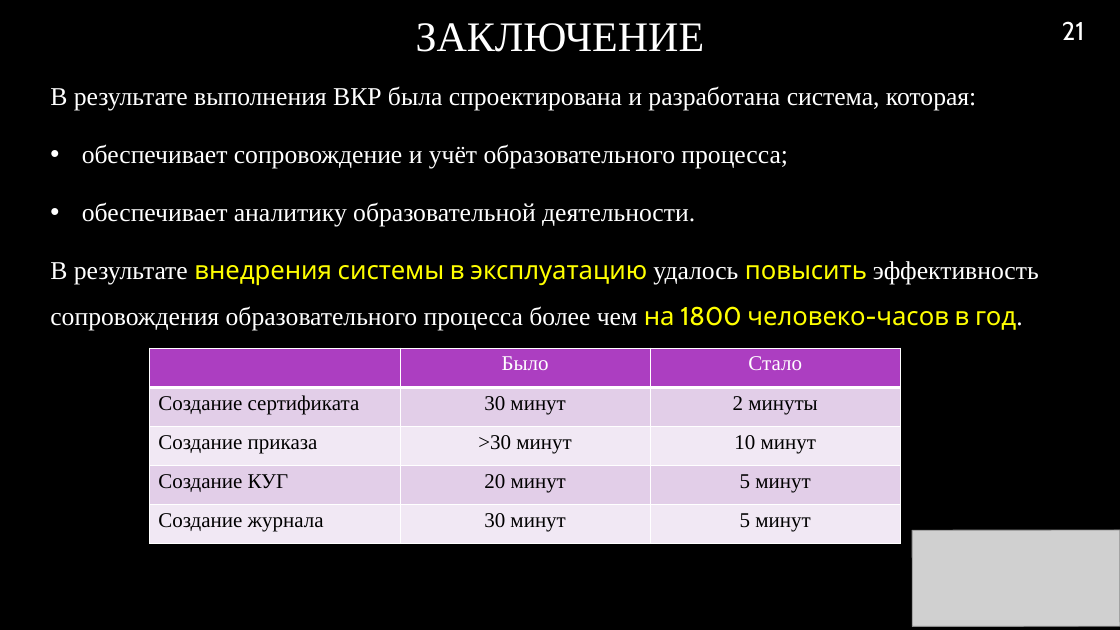
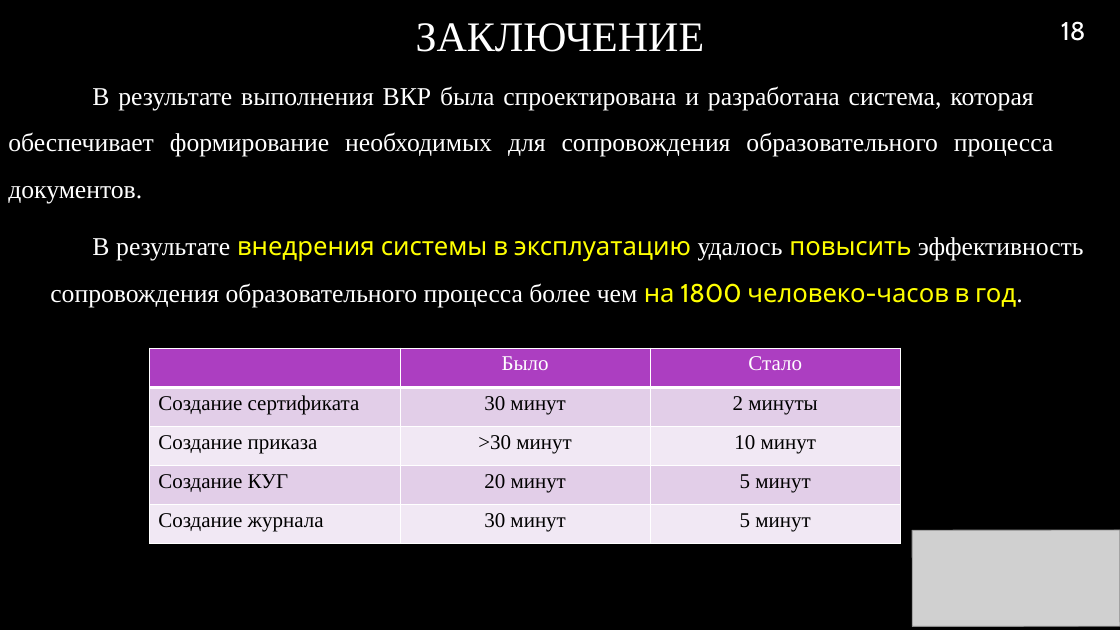
Before and after one commit to RAdKuzur/ASTU, a slide deck: slide 18 of Дипломная работа/Консультации Хоменко/Презентация v5.0 .pptx (slide 21 before the commit). Drawn at 1120x630 pixels with LibreOffice and Linux fonts; fonts in the diff are those of the drawing; grey boxes stand for pictures; background and template pictures are left out. Boxes give left, top, right and bottom in pixels: in the first picture for what was removed or moved away, otherwise in the second. Text is boxed around its words. In the diff, an @@ line names an element or a change of style, - is before the commit and + after.

```diff
--- a/Дипломная работа/Консультации Хоменко/Презентация v5.0 .pptx
+++ b/Дипломная работа/Консультации Хоменко/Презентация v5.0 .pptx
@@ page number at [1061, 21, 1086, 41]: text changed @@
-21
+18
@@ text at [8, 86, 1053, 203]: text changed @@
-В результате выполнения ВКР была спроектирована и разработана система, которая:
-  • обеспечивает сопровождение и учёт образовательного процесса;
-  • обеспечивает аналитику образовательной деятельности.
+В результате выполнения ВКР была спроектирована и разработана система, которая обеспечивает формирование необходимых для сопровождения образовательного процесса документов.
@@ text at [50, 237, 1084, 307]: alignment left to justified @@
```
Also in this commit, not shown: 4 other slides changed, 3 slides removed, 1 other file.
